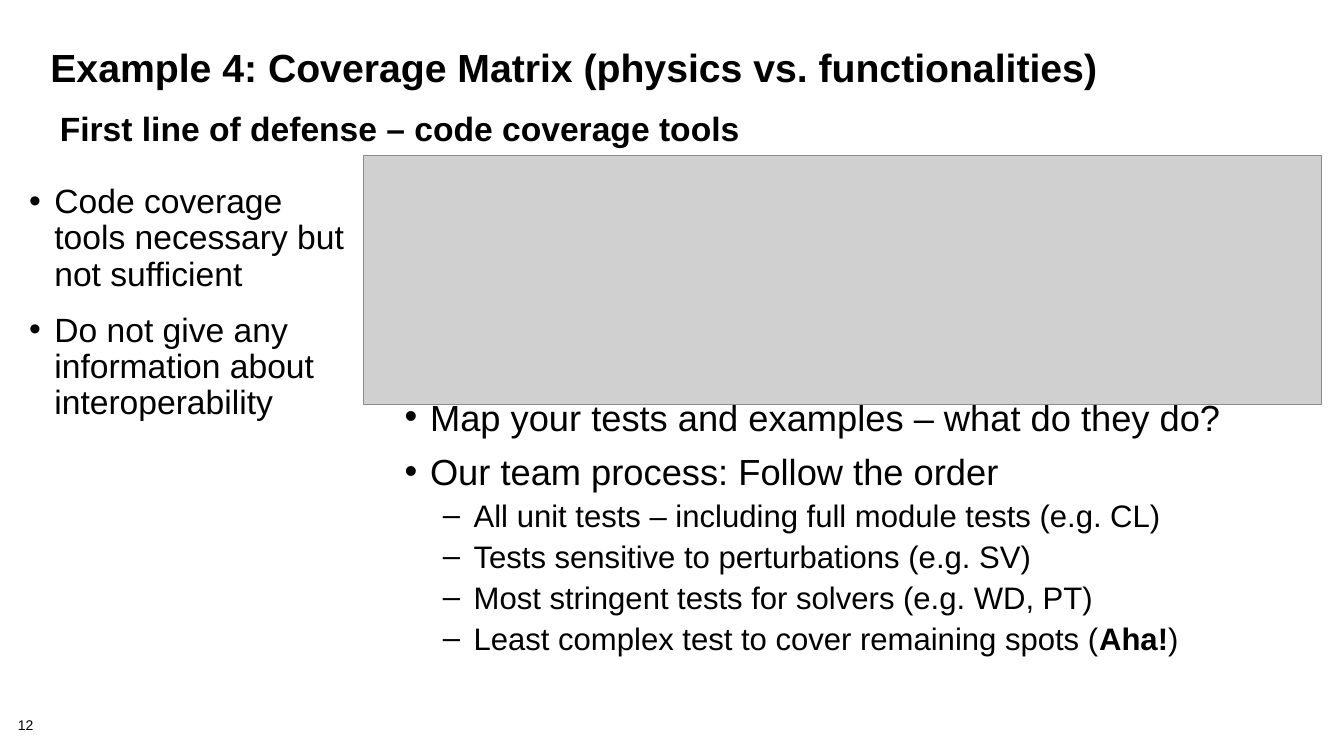
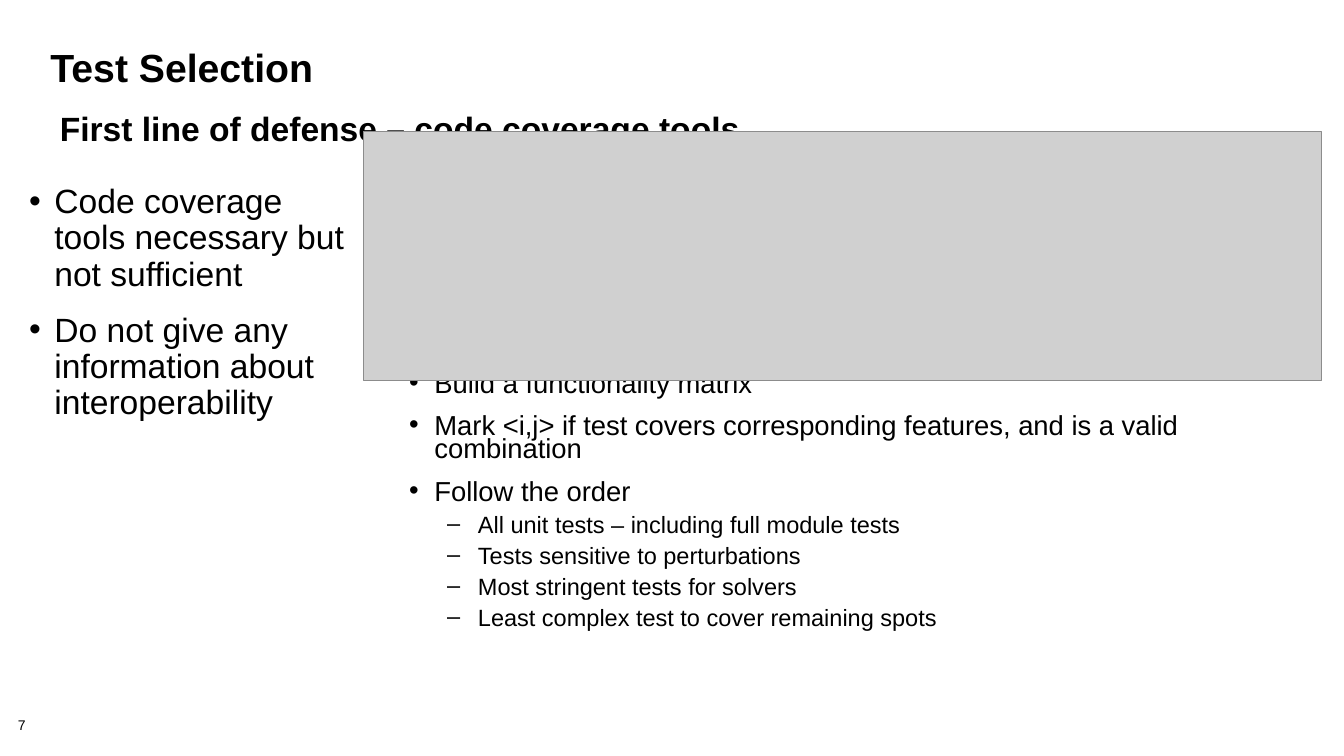
Before and after one commit to bssw-tutorial/presentations, a slide deck: slide 7 of final-presentations/2021-04-12-ecpam/03-testing2.pptx (slide 12 before the commit). Drawn at 1344x756 pixels with LibreOffice and Linux fonts; fonts in the diff are those of the drawing; grey boxes stand for pictures; background and template pictures are left out. Boxes give left, top, right and bottom in pixels: in the first picture for what was removed or moved away, otherwise in the second. Text is boxed around its words. In the diff, an @@ line names an element or a change of style, - is before the commit and + after.

```diff
--- a/final-presentations/2021-04-12-ecpam/03-testing2.pptx
+++ b/final-presentations/2021-04-12-ecpam/03-testing2.pptx
@@ title at [50,53,313,83]: text changed @@
-Example 4: Coverage Matrix (physics vs. functionalities)
+Test Selection
@@ picture: place and size @@
-picture at [363,155,1321,404]
+picture at [363,132,1321,381]
@@ text at [434,380,1178,631]: text changed; size 22.2 to 16.8 pt @@
-• Map your tests and examples – what do they do?
-• Our team process: Follow the order
-  – All unit tests – including full module tests (e.g. CL)
-  – Tests sensitive to perturbations (e.g. SV)
-  – Most stringent tests for solvers (e.g. WD, PT)
-  – Least complex test to cover remaining spots (Aha!)
+• Build a functionality matrix
+• Mark <i,j> if test covers corresponding features, and is a valid combination
+• Follow the order
+  – All unit tests – including full module tests
+  – Tests sensitive to perturbations
+  – Most stringent tests for solvers
+  – Least complex test to cover remaining spots
@@ page number at [18,720,26,730]: text changed @@
-12
+7
```
Also in this commit, not shown: 7 other slides changed, 7 slides removed, 1 other file.
